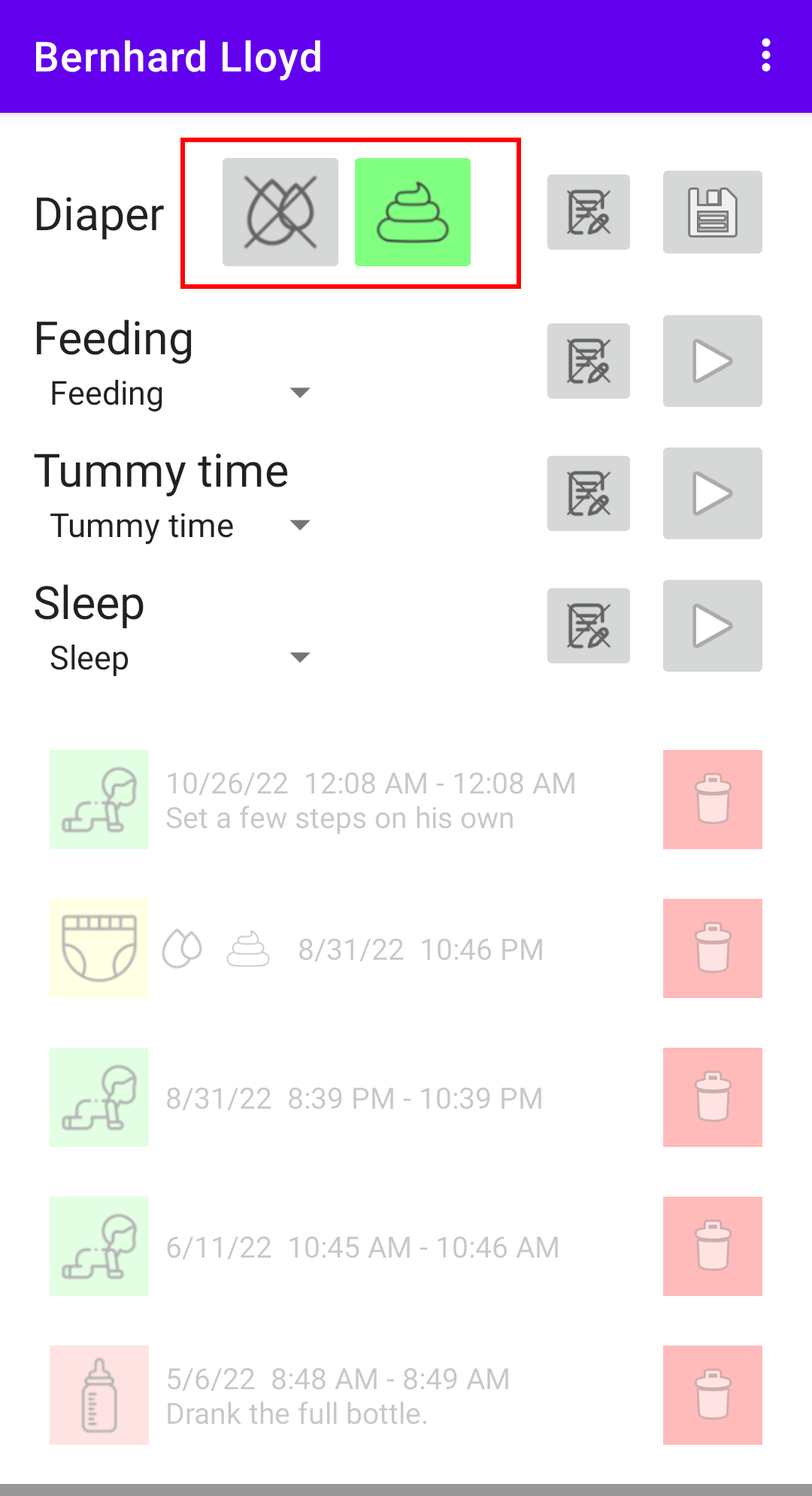
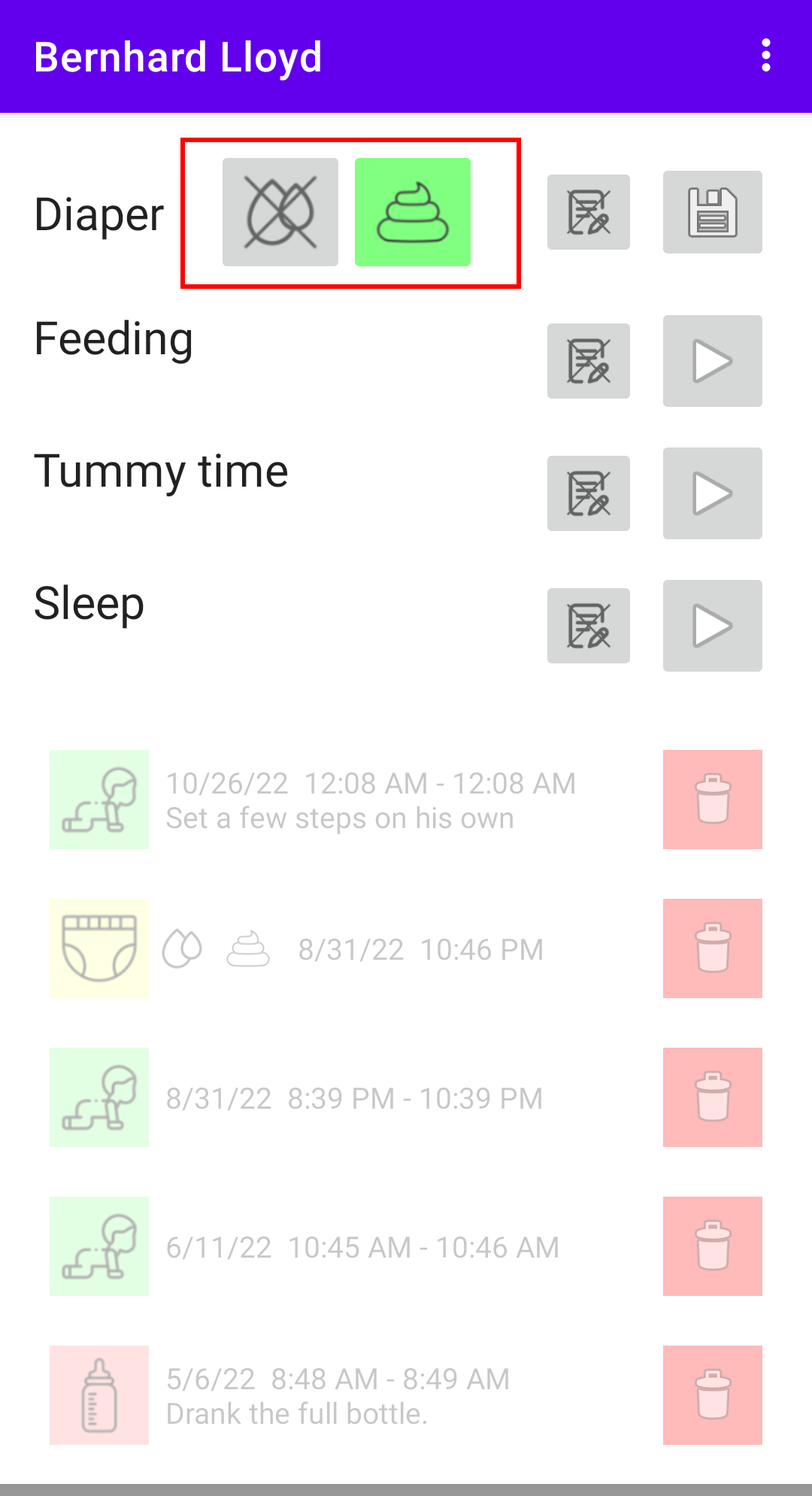
Before/after of a w=812, h=1496 layered artwork. What changed in the layer stack:
added layer "Ebene" above "Transformation #1" over [50, 379, 311, 677]
